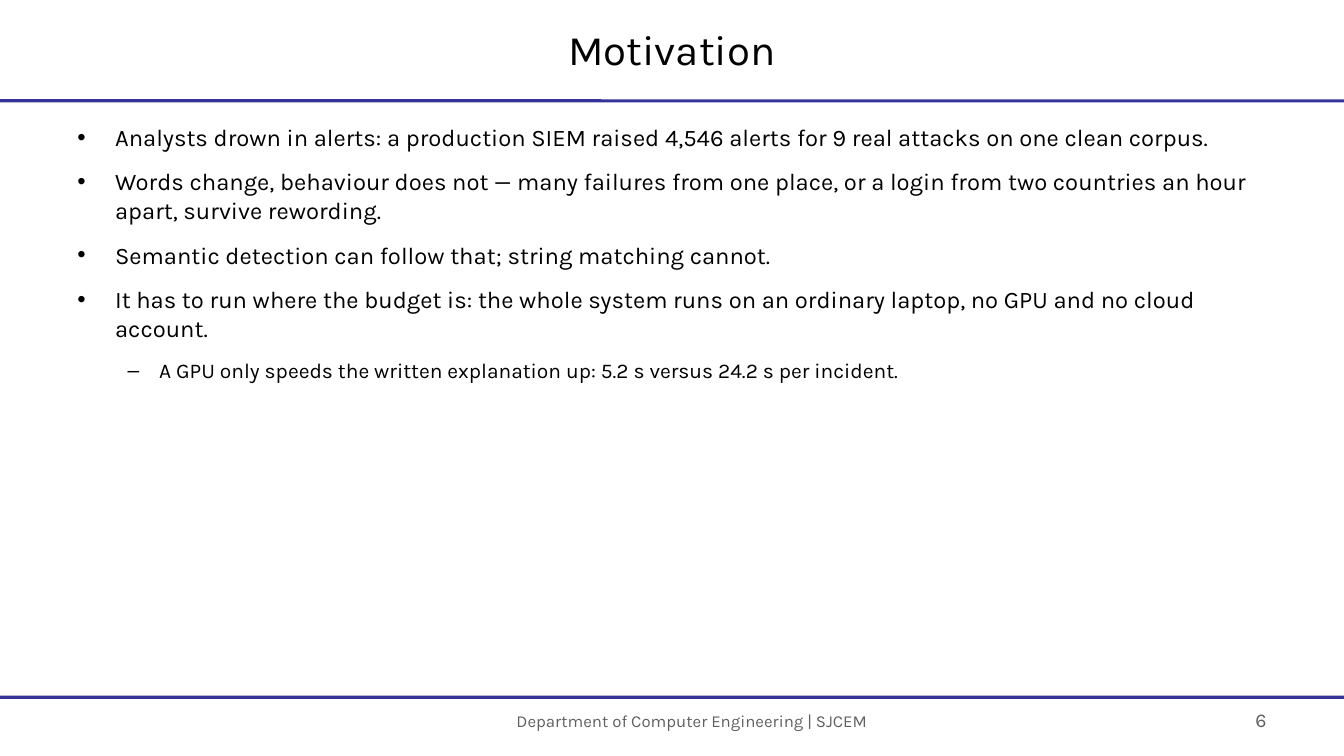
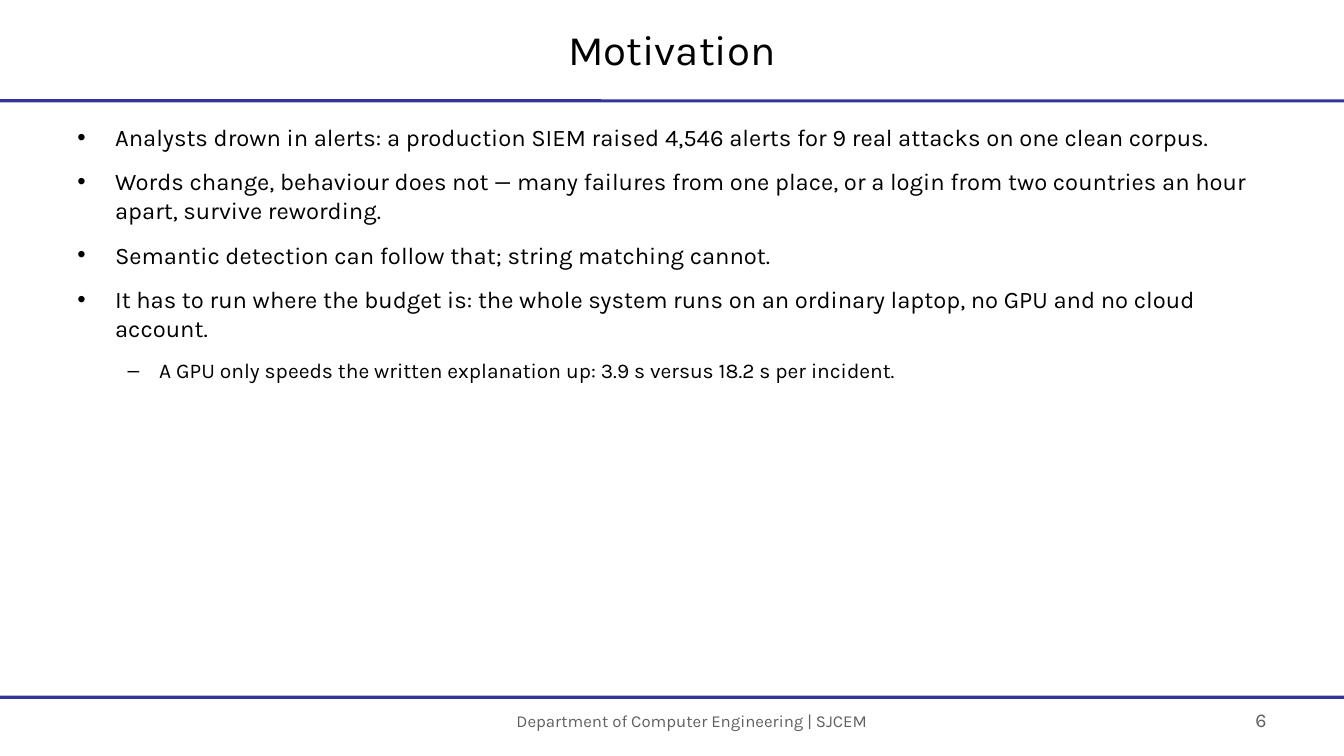
Before and after one commit to Vaishakh11000/log-anomaly-detector-fork, a slide deck: slide 6 of docs/presentation-2026-08-31/deck.pptx. Drawn at 1344x756 pixels with LibreOffice and Linux fonts; fonts in the diff are those of the drawing; background and template pictures are left out. Boxes give left, top, right and bottom in pixels: in the first picture for what was removed or moved away, otherwise in the second. Text is boxed around its words. In the diff, an @@ line names an element or a change of style, - is before the commit and + after.

```diff
--- a/docs/presentation-2026-08-31/deck.pptx
+++ b/docs/presentation-2026-08-31/deck.pptx
@@ text at bbox=[159, 363, 894, 383]: text changed @@
-  – A GPU only speeds the written explanation up: 5.2 s versus 24.2 s per incident.
+  – A GPU only speeds the written explanation up: 3.9 s versus 18.2 s per incident.
```
Also in this commit, not shown: 1 other slide changed, 19 other files.
